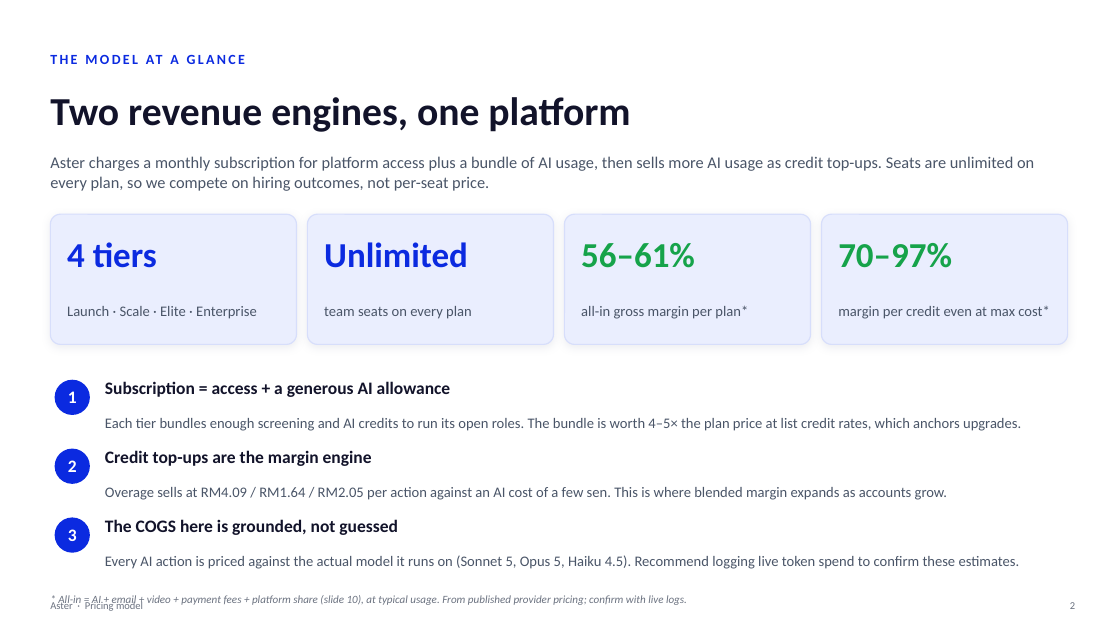
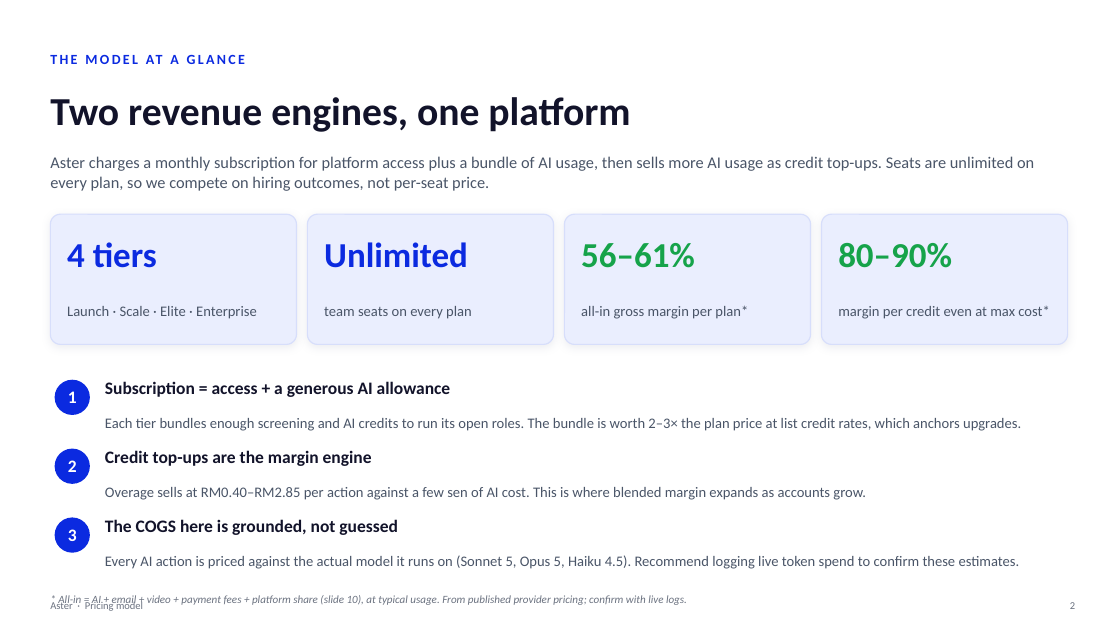
Before and after one commit to shahramly83/aster, a slide deck: slide 2 of docs/aster-pricing.pptx. Drawn at 1120x630 pixels with LibreOffice and Linux fonts; fonts in the diff are those of the drawing. Boxes give left, top, right and bottom in pixels: in the first picture for what was removed or moved away, otherwise in the second. Text is boxed around its words. In the diff, an @@ line names an element or a change of style, - is before the commit and + after.

```diff
--- a/docs/aster-pricing.pptx
+++ b/docs/aster-pricing.pptx
@@ text at (838, 243, 952, 268): text changed @@
-70–97%
+80–90%
@@ text at (105, 418, 1021, 431): text changed @@
-Each tier bundles enough screening and AI credits to run its open roles. The bundle is worth 4–5× the plan price at list credit rates, which anchors upgrades.
+Each tier bundles enough screening and AI credits to run its open roles. The bundle is worth 2–3× the plan price at list credit rates, which anchors upgrades.
@@ text at (105, 487, 865, 500): text changed @@
-Overage sells at RM4.09 / RM1.64 / RM2.05 per action against an AI cost of a few sen. This is where blended margin expands as accounts grow.
+Overage sells at RM0.40–RM2.85 per action against a few sen of AI cost. This is where blended margin expands as accounts grow.
```
Also in this commit, not shown: 4 other slides changed.
